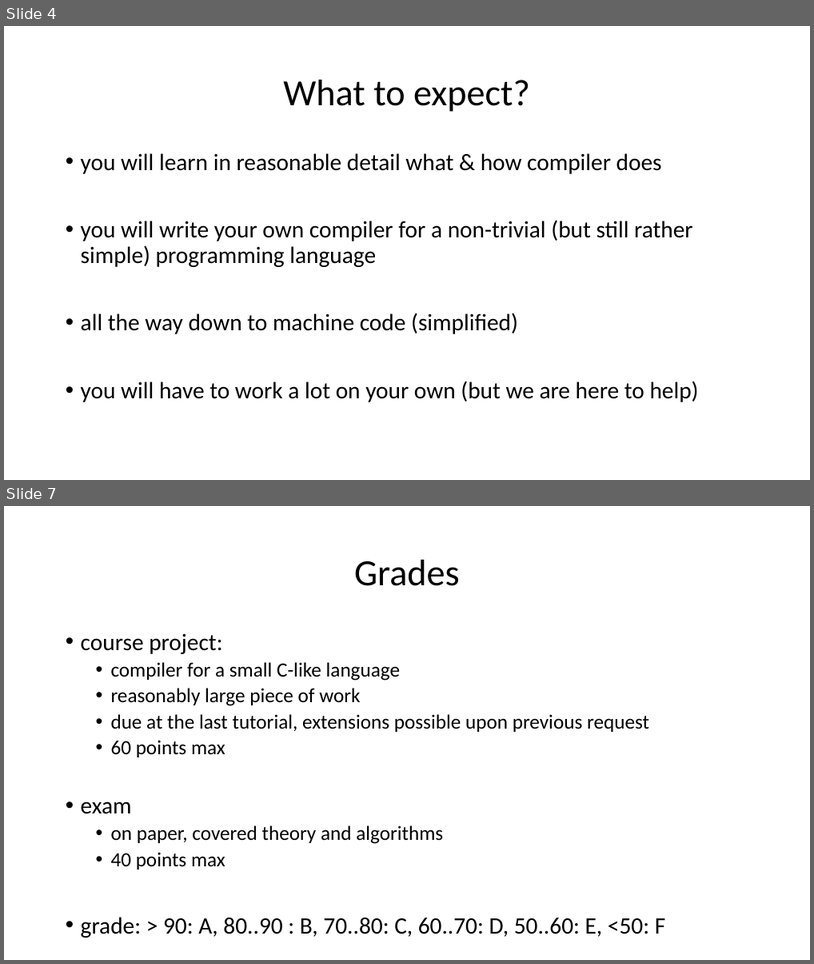
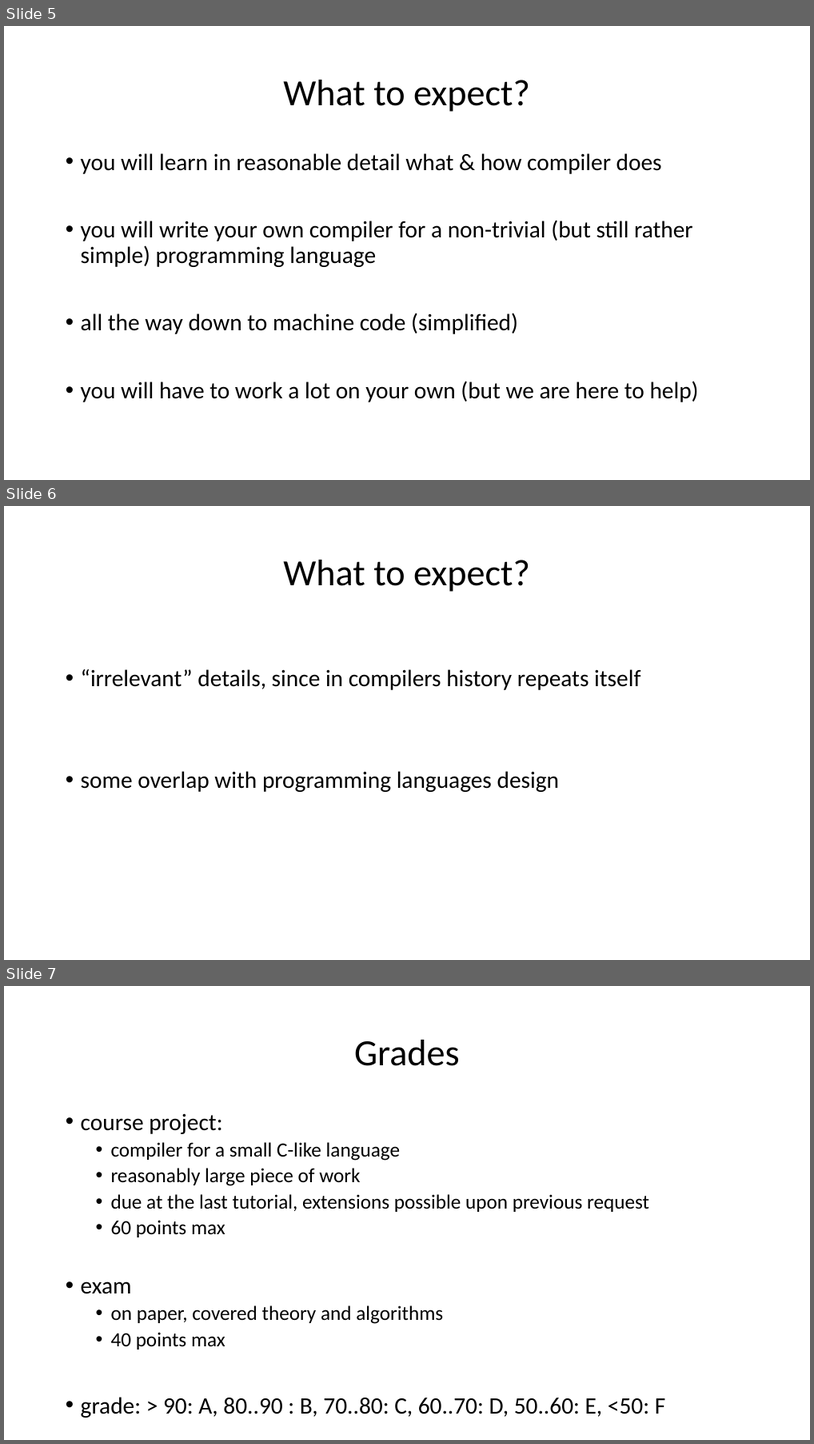
Before and after one commit to ganoliz/NI-GEN, a slide deck: media/NI-GEN-1.pptx. Shown one above the other, each under a label of ours: slides 4 and 7 before the commit, slides 5, 6 and 7 after it; the slides between them are not shown. The pictures are 814x964 and 814x1444 pixels, drawn with LibreOffice and Linux fonts; fonts in the diff are those of the drawing. Boxes give left, top, right and bottom in pixels: in the first picture for what was removed or moved away, otherwise in the second. Text is boxed around its words. In the diff, an @@ line names an element or a change of style, - is before the commit and + after.

```diff
--- a/media/NI-GEN-1.pptx
+++ b/media/NI-GEN-1.pptx
@@ slide 6 added at [4,506,810,960], background #FFFFFF @@
@@ title added at [283,560,530,592], 44 pt, text #000000 @@
+What to expect?
@@ text added at [81,669,641,792], 28 pt, text #000000 @@
+• “irrelevant” details, since in compilers history repeats itself
+• some overlap with programming languages design
@@ what was slide 4 is now slide 5 @@
```
Also in this commit, not shown: 4 slides changed, 49 other slides added, 5 slides removed, 3 other files.
